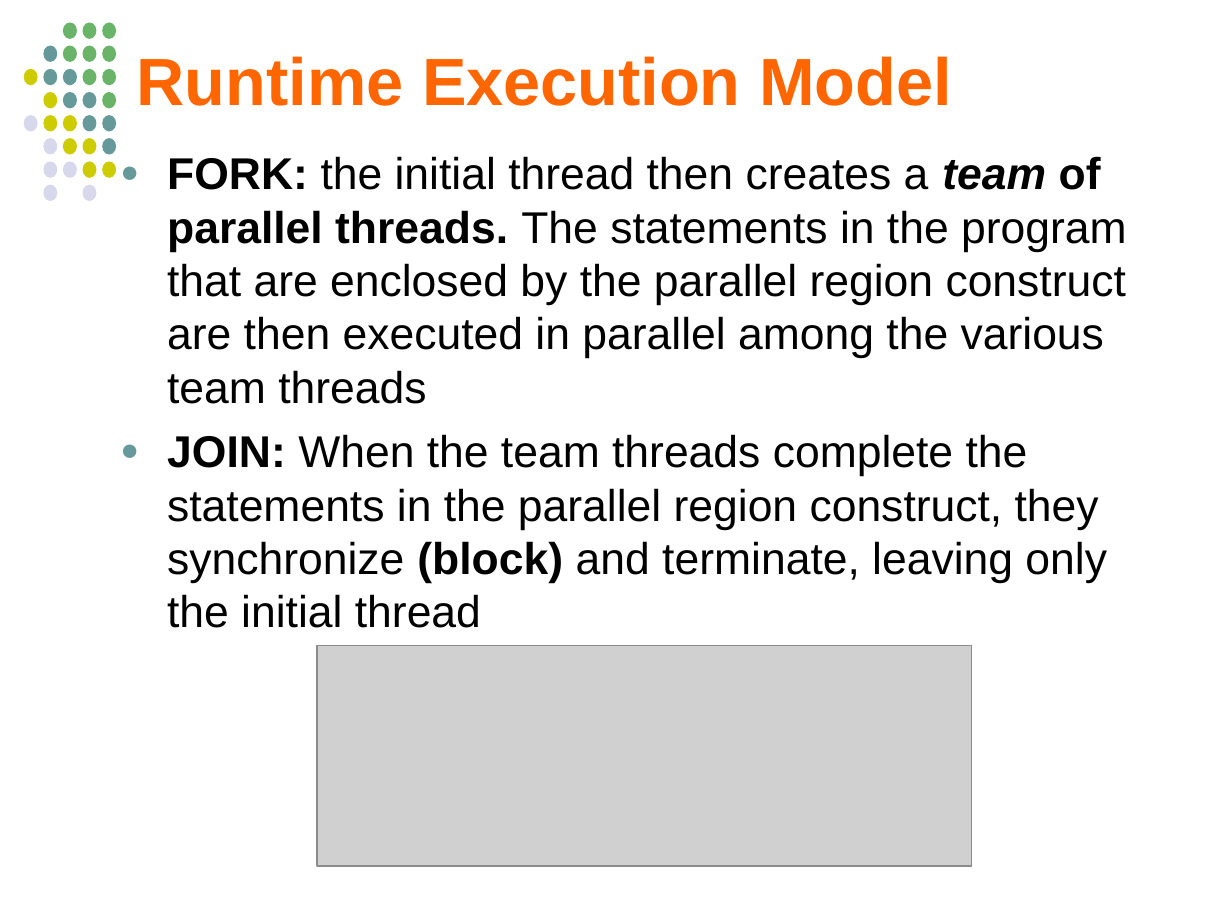
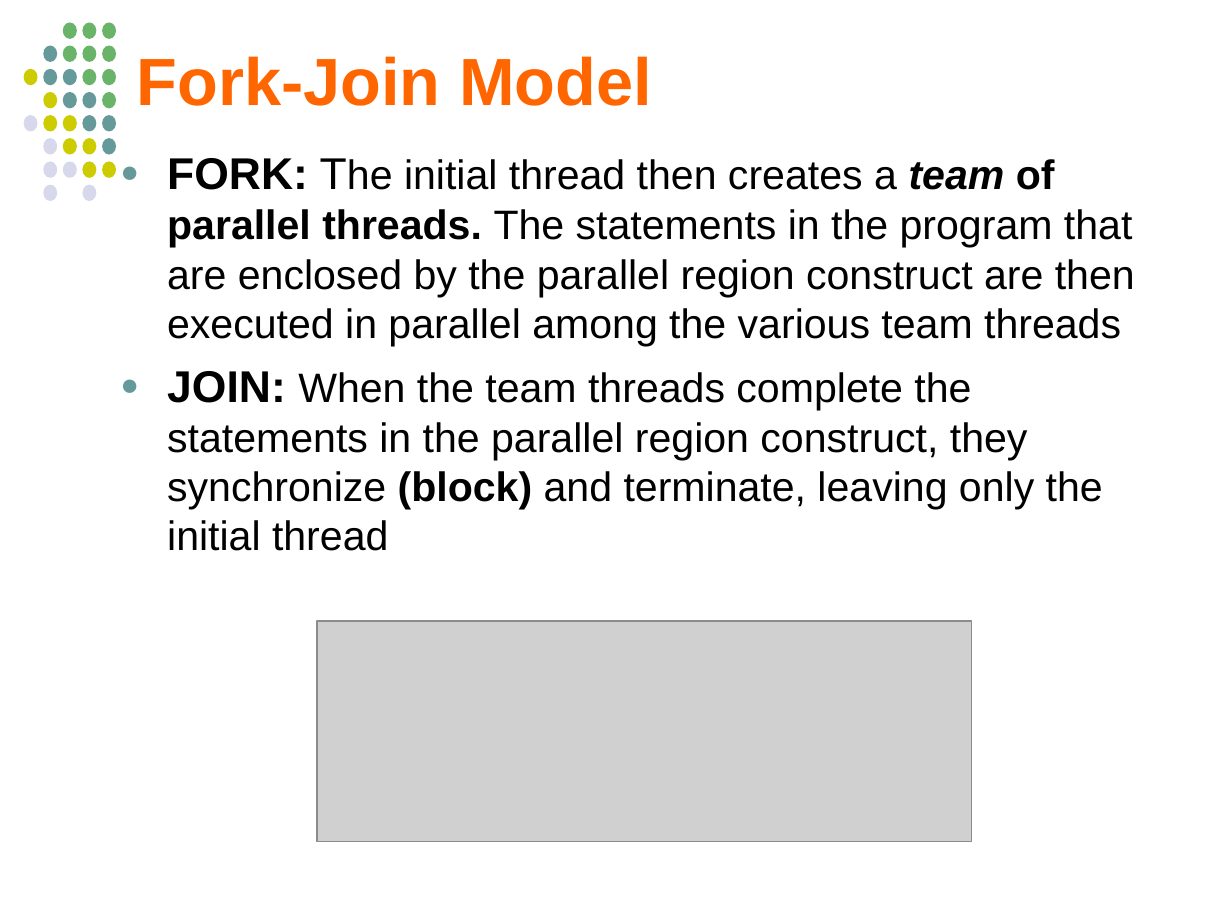
Before and after one commit to jablub/chpc_omp, a slide deck: slide 76 of OpenMP_MKuttel_CHPCWinterSchool2012.odp. Drawn at 1232x924 pixels with LibreOffice and Linux fonts; fonts in the diff are those of the drawing; grey boxes stand for pictures. Boxes give left, top, right and bottom in pixels: in the first picture for what was removed or moved away, otherwise in the second. Text is boxed around its words. In the diff, an @@ line names an element or a change of style, - is before the commit and + after.

```diff
--- a/OpenMP_MKuttel_CHPCWinterSchool2012.odp
+++ b/OpenMP_MKuttel_CHPCWinterSchool2012.odp
@@ title at (137, 56, 652, 106): text changed @@
-Runtime Execution Model
+Fork-Join Model
@@ text at (167, 158, 1135, 346): text changed; size 26 to 24 pt @@
-  ● FORK: the initial thread then creates a team of parallel threads. The statements in the program that are enclosed by the parallel region construct are then executed in parallel among the various team threads
+  ● FORK: The initial thread then creates a team of parallel threads. The statements in the program that are enclosed by the parallel region construct are then executed in parallel among the various team threads
@@ text at (167, 371, 1103, 551): size 26 to 24 pt in "When the team threads complete the statements ..." @@
@@ picture: place and size @@
-picture at (317, 646, 971, 866)
+picture at (317, 621, 971, 841)
```
Also in this commit, not shown: 31 other slides changed, 5 slides added, 3 slides removed, 1 other file.
